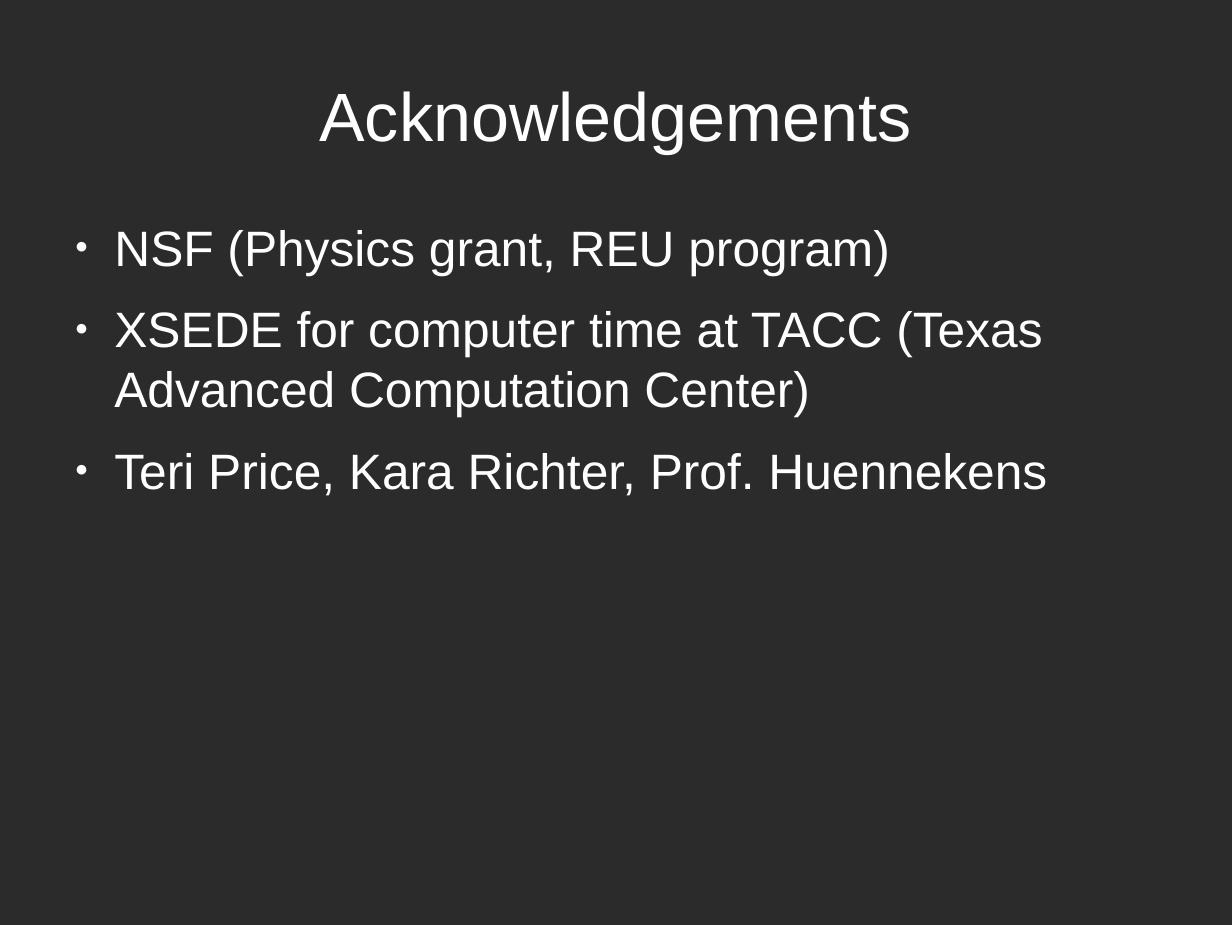
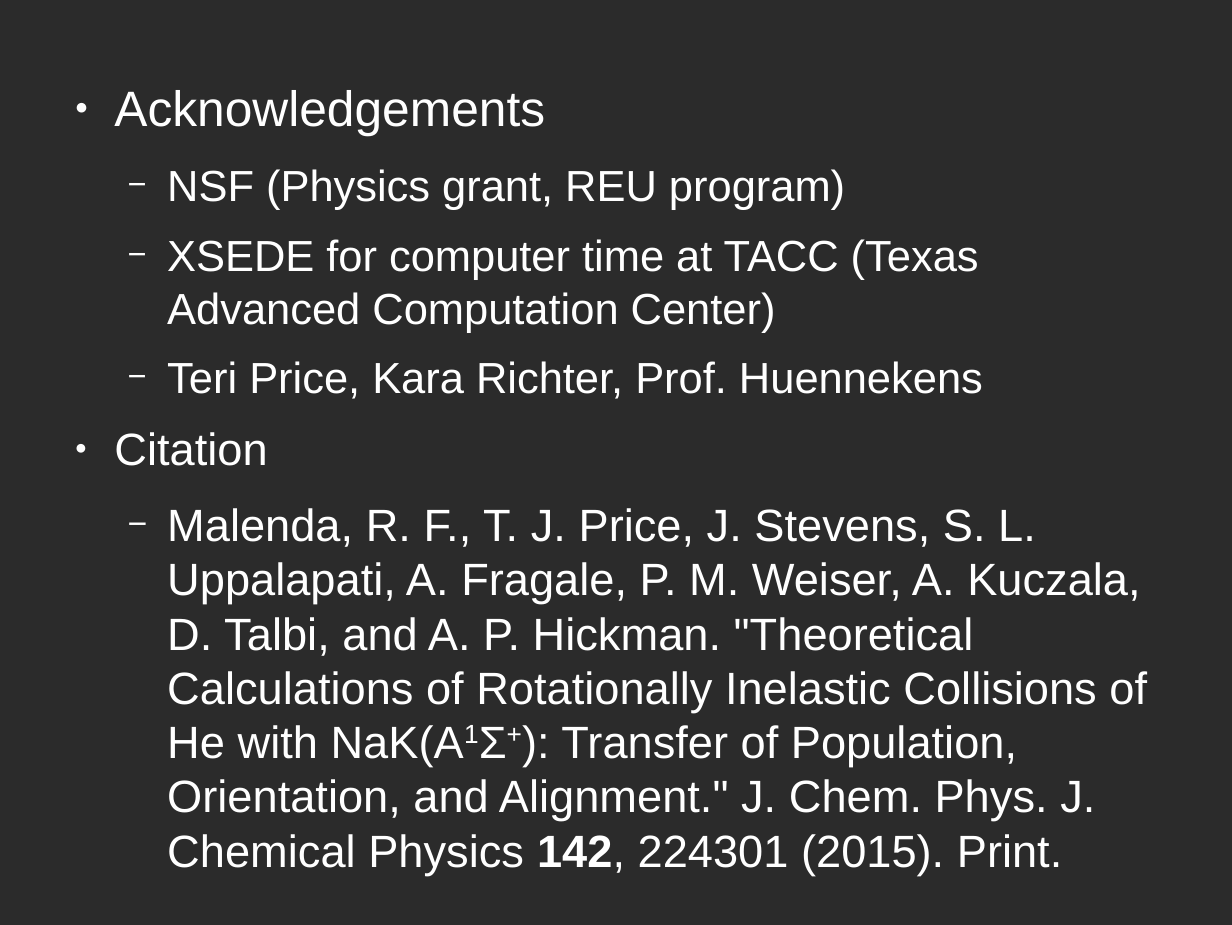
Before and after one commit to atowneND/HeNaK_Collisions, a slide deck: slide 21 of Presentation.odp. Drawn at 1232x925 pixels with LibreOffice and Linux fonts; fonts in the diff are those of the drawing; background and template pictures are left out; a plain dark background stands for a picture behind light text. Boxes give left, top, right and bottom in pixels: in the first picture for what was removed or moved away, otherwise in the second. Text is boxed around its words. In the diff, an @@ line names an element or a change of style, - is before the commit and + after.

```diff
--- a/Presentation.odp
+++ b/Presentation.odp
@@ text "Acknowledgements": place and size @@
-text "Acknowledgements" at <box>114,230,1047,496</box>
+text "Acknowledgements" at <box>114,90,1147,875</box>
@@ text at <box>114,90,545,136</box>: paragraph added @@
+● Acknowledgements
@@ title removed at <box>319,91,911,154</box> @@
-Acknowledgements
@@ text at <box>167,169,983,399</box>: size 32 to 28 pt in "NSF (Physics grant, REU program)", "XSEDE for computer time at TACC (Texas ...", "Teri Price, Kara Richter, Prof. Huennekens"; bullet ● to −; list level 1 to 2 in "NSF (Physics grant, REU program)"; list level 1 to 2 in "XSEDE for computer time at ..."; list level 1 to 2 in "Teri Price, Kara Richter, Prof. ..." @@
@@ text at <box>114,432,1147,875</box>: paragraphs added @@
+● Citation
+  − Malenda, R. F., T. J. Price, J. Stevens, S. L. Uppalapati, A. Fragale, P. M. Weiser, A. Kuczala, D. Talbi, and A. P. Hickman. "Theoretical Calculations of Rotationally Inelastic Collisions of He with NaK(A1Σ+): Transfer of Population, Orientation, and Alignment." J. Chem. Phys. J. Chemical Physics 142, 224301 (2015). Print.
```
Also in this commit, not shown: 5 other slides changed, 1 slide added, 1 slide removed, 5 other files.
